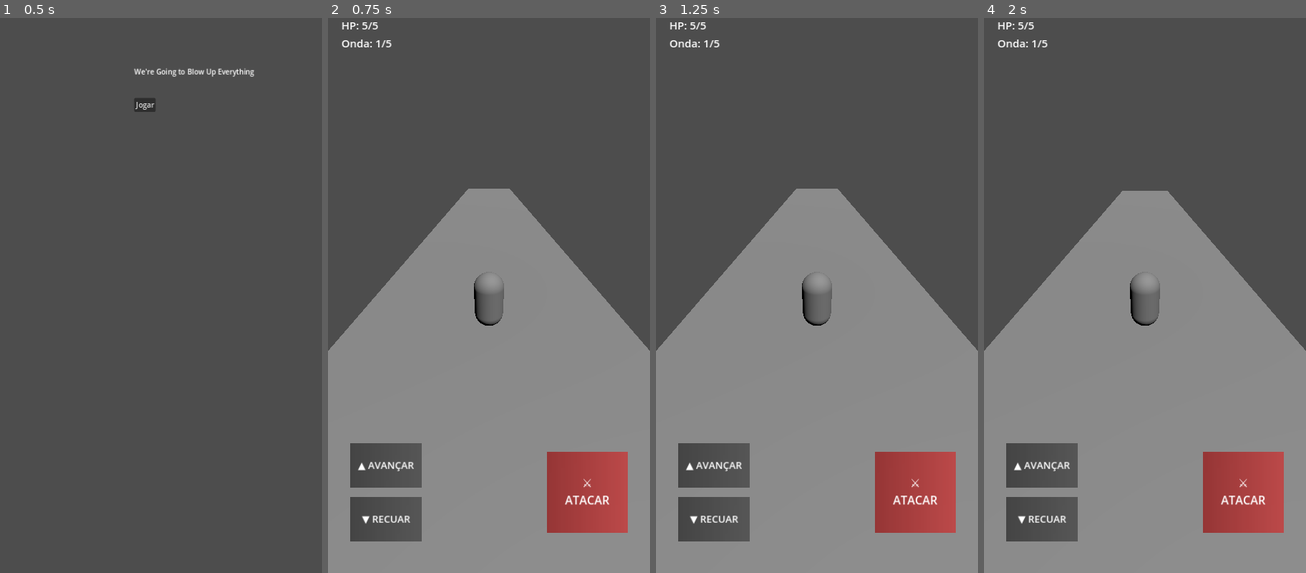
Above: before the commit, frames 1-4 (left to right).
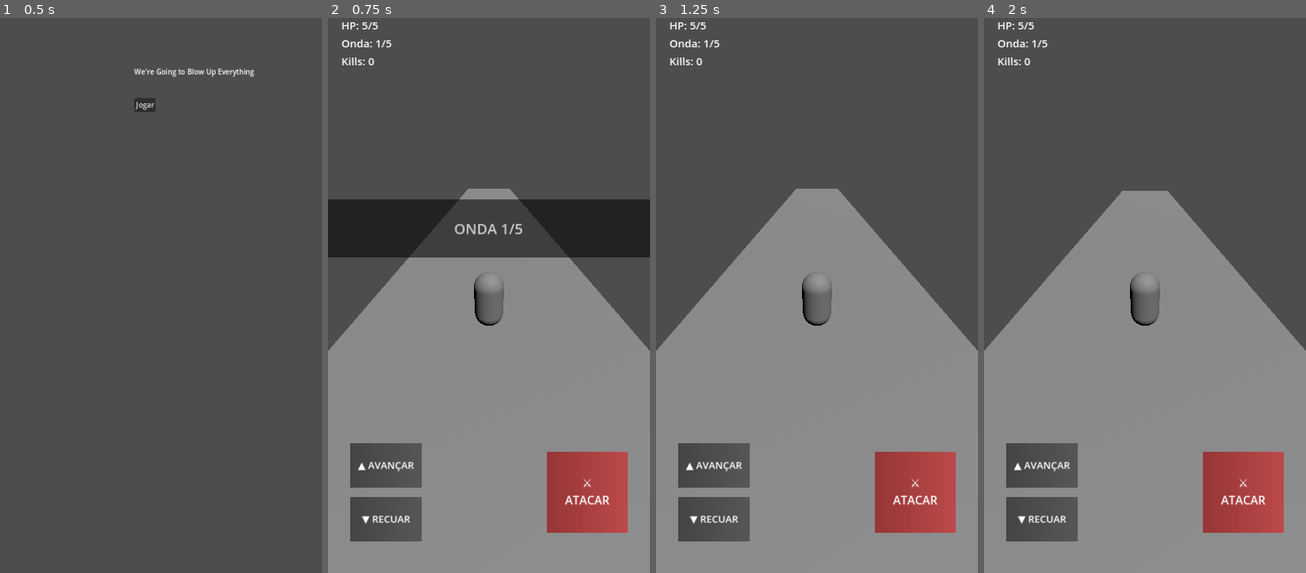
Above: after the commit, the same moments.

Repository: yuremarketing/We-re_going_to_blowup_everything
Game: Godot game, scene res://scenes/main_menu.tscn
Same seed, same stepped clock (60 frames per second), same inputs: the game is played once before the commit and once after it.
Inputs:
- Up to frame 1 (0.5 s): no input
- Up to frame 2 (0.75 s): click "Jogar" at 0.5 s
- Up to frame 3 (1.25 s): no input
- Up to frame 4 (2 s): tap Enter (ui_accept) at 1.25, 1.52 s; hold Up (ui_up) from 1.28 s (still down)

Frame 1 is identical in both runs. In frame 2, 10% of the frame differs, in the area x 0-100%, y 7-44%; in frame 3, less than 0.1%; in frame 4, less than 0.1%.

Commit message:
feat(milestone5): implementar GameState kills, reset explicito e banner animado de onda

Diff:
--- a/project.godot
+++ b/project.godot
@@ -39,3 +39,4 @@
 [autoload]
 
 AudioManager="*res://scripts/audio_manager.gd"
+GameState="*res://scripts/game_state.gd"
--- a/scenes/main.tscn
+++ b/scenes/main.tscn
@@ -7,6 +7,7 @@
 [ext_resource type="PackedScene" path="res://scenes/enemy_fast.tscn" id="5_fast"]
 [ext_resource type="PackedScene" path="res://scenes/enemy_tank.tscn" id="6_tank"]
 [ext_resource type="Script" path="res://scripts/end_screen.gd" id="7_endscreen"]
+[ext_resource type="Script" path="res://scripts/main.gd" id="8_main"]
 
 [sub_resource type="BoxMesh" id="BoxMesh_floor"]
 size = Vector3(10, 1, 100)
@@ -57,6 +58,7 @@
 size = Vector2(180, 180)
 
 [node name="Main" type="Node3D"]
+script = ExtResource("8_main")
 
 [node name="DirectionalLight3D" type="DirectionalLight3D" parent="."]
 transform = Transform3D(0.866025, -0.433013, 0.25, 0, 0.5, 0.866025, -0.5, -0.75, 0.433013, 0, 10, 0)
@@ -107,6 +109,47 @@
 offset_bottom = 115.0
 theme_override_font_sizes/font_size = 24
 text = "Onda: 0/5"
+
+[node name="KillsLabel" type="Label" parent="HUD" groups=["hud_kills"]]
+offset_left = 30.0
+offset_top = 120.0
+offset_right = 200.0
+offset_bottom = 155.0
+theme_override_font_sizes/font_size = 24
+text = "Kills: 0"
+
+[node name="WaveBanner" type="Control" parent="HUD" groups=["wave_banner"]]
+modulate = Color(1, 1, 1, 0)
+layout_mode = 3
+anchors_preset = 14
+anchor_top = 0.35
+anchor_right = 1.0
+anchor_bottom = 0.45
+grow_horizontal = 2
+grow_vertical = 2
+mouse_filter = 2
+
+[node name="Background" type="ColorRect" parent="HUD/WaveBanner"]
+layout_mode = 1
+anchors_preset = 15
+anchor_right = 1.0
+anchor_bottom = 1.0
+grow_horizontal = 2
+grow_vertical = 2
+mouse_filter = 2
+color = Color(0, 0, 0, 0.75)
+
+[node name="BannerLabel" type="Label" parent="HUD/WaveBanner"]
+layout_mode = 1
+anchors_preset = 15
+anchor_right = 1.0
+anchor_bottom = 1.0
+grow_horizontal = 2
+grow_vertical = 2
+theme_override_font_sizes/font_size = 32
+text = "ONDA 1/5"
+horizontal_alignment = 1
+vertical_alignment = 1
 
 [node name="MobileControls" type="Control" parent="HUD"]
 layout_mode = 3
@@ -192,9 +235,9 @@
 anchor_right = 0.5
 anchor_bottom = 0.5
 offset_left = -200.0
-offset_top = -140.0
-offset_right = 200.0
-offset_bottom = -80.0
+offset_top = -150.0
+offset_right = 200.0
+offset_bottom = -90.0
 grow_horizontal = 2
 grow_vertical = 2
 theme_override_font_sizes/font_size = 36
@@ -202,6 +245,23 @@
 horizontal_alignment = 1
 vertical_alignment = 1
 
+[node name="KillsSummaryLabel" type="Label" parent="EndScreen"]
+anchors_preset = 8
+anchor_left = 0.5
+anchor_top = 0.5
+anchor_right = 0.5
+anchor_bottom = 0.5
+offset_left = -200.0
+offset_top = -80.0
+offset_right = 200.0
+offset_bottom = -45.0
+grow_horizontal = 2
+grow_vertical = 2
+theme_override_font_sizes/font_size = 22
+text = "Inimigos abatidos: 0"
+horizontal_alignment = 1
+vertical_alignment = 1
+
 [node name="RestartButton" type="Button" parent="EndScreen"]
 anchors_preset = 8
 anchor_left = 0.5
@@ -209,9 +269,9 @@
 anchor_right = 0.5
 anchor_bottom = 0.5
 offset_left = -140.0
-offset_top = -40.0
+offset_top = -25.0
 offset_right = 140.0
-offset_bottom = 25.0
+offset_bottom = 35.0
 grow_horizontal = 2
 grow_vertical = 2
 theme_override_font_sizes/font_size = 24
@@ -224,7 +284,7 @@
 anchor_right = 0.5
 anchor_bottom = 0.5
 offset_left = -140.0
-offset_top = 45.0
+offset_top = 50.0
 offset_right = 140.0
 offset_bottom = 110.0
 grow_horizontal = 2
--- a/scripts/boss.gd
+++ b/scripts/boss.gd
@@ -60,7 +60,9 @@
 		get_tree().paused = true
 		var screen = get_tree().get_first_node_in_group("end_screen")
 		if screen:
-			screen.show_result("VITÓRIA!")
+			var state = _get_game_state()
+			var total_kills = state.kills if state else 0
+			screen.show_result("VITÓRIA!", total_kills)
 	else:
 		play_hit_flash()
 
@@ -91,9 +93,24 @@
 	)
 
 func _get_audio():
+	if not is_inside_tree():
+		return null
 	return get_node_or_null("/root/AudioManager")
 
+func _get_game_state():
+	if is_inside_tree():
+		var root_node = get_node_or_null("/root/GameState")
+		if root_node:
+			return root_node
+	var state_script = load("res://scripts/game_state.gd")
+	if state_script and state_script.instance:
+		return state_script.instance
+	return null
+
 func spawn_death_particles() -> void:
+	var state = _get_game_state()
+	if state:
+		state.add_kill(1)
 	if not is_inside_tree():
 		return
 	var audio = _get_audio()
--- a/scripts/end_screen.gd
+++ b/scripts/end_screen.gd
@@ -3,16 +3,24 @@
 @onready var restart_button: Button = $RestartButton
 @onready var result_label: Label = $ResultLabel
 @onready var menu_button: Button = $MenuButton
+@onready var kills_summary_label: Label = get_node_or_null("KillsSummaryLabel")
 
 func _ready() -> void:
 	visible = false
 	restart_button.pressed.connect(_on_restart_pressed)
 	menu_button.pressed.connect(_on_menu_pressed)
 
-func show_result(text: String) -> void:
-	result_label.text = text
+func show_result(text: String, kills: int = 0) -> void:
+	if not result_label:
+		result_label = get_node_or_null("ResultLabel")
+	if not kills_summary_label:
+		kills_summary_label = get_node_or_null("KillsSummaryLabel")
+	if result_label:
+		result_label.text = text
+	if kills_summary_label:
+		kills_summary_label.text = "Inimigos abatidos: %d" % kills
 	visible = true
-	var audio = get_node_or_null("/root/AudioManager")
+	var audio = get_node_or_null("/root/AudioManager") if is_inside_tree() else null
 	if audio:
 		audio.stop_music(0.3)
 		if "VITÓRIA" in text.to_upper() or "PARABÉNS" in text.to_upper() or "VITORIA" in text.to_upper():
@@ -21,9 +29,15 @@
 			audio.play_sfx("game_over")
 
 func _on_restart_pressed() -> void:
+	var state = get_node_or_null("/root/GameState")
+	if state:
+		state.reset()
 	get_tree().paused = false
 	get_tree().reload_current_scene()
 
 func _on_menu_pressed() -> void:
+	var state = get_node_or_null("/root/GameState")
+	if state:
+		state.reset()
 	get_tree().paused = false
 	get_tree().change_scene_to_file("res://scenes/main_menu.tscn")
--- a/scripts/enemy.gd
+++ b/scripts/enemy.gd
@@ -80,9 +80,24 @@
 	)
 
 func _get_audio():
+	if not is_inside_tree():
+		return null
 	return get_node_or_null("/root/AudioManager")
 
+func _get_game_state():
+	if is_inside_tree():
+		var root_node = get_node_or_null("/root/GameState")
+		if root_node:
+			return root_node
+	var state_script = load("res://scripts/game_state.gd")
+	if state_script and state_script.instance:
+		return state_script.instance
+	return null
+
 func spawn_death_particles() -> void:
+	var state = _get_game_state()
+	if state:
+		state.add_kill(1)
 	if not is_inside_tree():
 		return
 	var audio = _get_audio()
--- /dev/null
+++ b/scripts/game_state.gd
@@ -0,0 +1,39 @@
+extends Node
+
+signal kills_changed(new_kills: int)
+
+static var instance = null
+
+var kills: int = 0
+
+func _init() -> void:
+	instance = self
+
+func _ready() -> void:
+	instance = self
+	process_mode = Node.PROCESS_MODE_ALWAYS
+
+func reset() -> void:
+	kills = 0
+	kills_changed.emit(0)
+	_update_hud()
+
+func add_kill(amount: int = 1) -> void:
+	kills += amount
+	kills_changed.emit(kills)
+	_update_hud()
+
+func _update_hud() -> void:
+	var tree: SceneTree = null
+	if is_inside_tree():
+		tree = get_tree()
+	if not tree:
+		var main_loop = Engine.get_main_loop()
+		if main_loop is SceneTree:
+			tree = main_loop
+	if tree:
+		var label = tree.get_first_node_in_group("hud_kills")
+		if not label and tree.root:
+			label = tree.root.find_child("KillsLabel", true, false)
+		if label:
+			label.text = "Kills: %d" % kills
--- /dev/null
+++ b/scripts/main.gd
@@ -0,0 +1,6 @@
+extends Node3D
+
+func _ready() -> void:
+	var state = get_node_or_null("/root/GameState")
+	if state:
+		state.reset()
--- a/scripts/player.gd
+++ b/scripts/player.gd
@@ -148,4 +148,6 @@
 	get_tree().paused = true
 	var screen = get_tree().get_first_node_in_group("end_screen")
 	if screen:
-		screen.show_result("GAME OVER")
+		var state = get_node_or_null("/root/GameState")
+		var total_kills = state.kills if state else 0
+		screen.show_result("GAME OVER", total_kills)
--- a/scripts/test_mobile_setup.gd
+++ b/scripts/test_mobile_setup.gd
@@ -1,6 +1,6 @@
 extends SceneTree
 
-func _init():
+func _initialize():
 	print("--- Headless Mobile, Touch & VFX Verification Start ---")
 	var project_name = ProjectSettings.get_setting("application/config/name")
 	var render_method = ProjectSettings.get_setting("rendering/renderer/rendering_method")
@@ -29,6 +29,15 @@
 	root.add_child(audio_mgr)
 	print("AudioManager initialized OK")
 
+	var state_script = preload("res://scripts/game_state.gd")
+	var state_mgr = state_script.new()
+	state_mgr.name = "GameState"
+	root.add_child(state_mgr)
+	print("GameState initialized OK")
+
+	var autoload_state = ProjectSettings.get_setting("autoload/GameState")
+	assert(autoload_state != null, "autoload/GameState must be configured in ProjectSettings")
+
 	var main_scene = load("res://scenes/main.tscn")
 	if not main_scene:
 		printerr("ERROR: Could not load scenes/main.tscn")
@@ -36,6 +45,7 @@
 		return
 	var inst = main_scene.instantiate()
 	root.add_child(inst)
+	current_scene = inst
 
 	# Verify Camera3D and Screen Shake method
 	var player = inst.get_node_or_null("Player")
@@ -63,7 +73,26 @@
 	assert(touch_attack.action == "ui_accept", "TouchAttack action must be ui_accept")
 	print("TouchScreenButton actions verified OK")
 
-	# Verify Enemy VFX (Hit Flash & Death Particles)
+	# Verify HUD Kills Label
+	var kills_label = inst.get_node_or_null("HUD/KillsLabel")
+	assert(kills_label != null, "HUD/KillsLabel must exist")
+	assert(kills_label.is_in_group("hud_kills"), "KillsLabel must be in group hud_kills")
+	assert(kills_label.text == "Kills: 0", "Initial kills label text must be 'Kills: 0'")
+	print("HUD KillsLabel verified OK")
+
+	# Verify Wave Banner
+	var wave_banner = inst.get_node_or_null("HUD/WaveBanner")
+	assert(wave_banner != null, "HUD/WaveBanner must exist")
+	assert(wave_banner.is_in_group("wave_banner"), "WaveBanner must be in group wave_banner")
+	assert(wave_banner.get_node_or_null("BannerLabel") != null, "BannerLabel must exist in WaveBanner")
+	var wm = inst.get_node_or_null("WaveManager")
+	assert(wm != null, "WaveManager must exist")
+	assert(wm.has_method("show_wave_banner"), "WaveManager must implement show_wave_banner")
+	wm.show_wave_banner("TEST WAVE")
+	print("Wave Banner and WaveManager integration verified OK")
+
+	# Verify Enemy VFX (Hit Flash & Death Particles) and Kill Counting
+	var initial_kills = state_mgr.kills
 	var enemy_scene = load("res://scenes/enemy.tscn")
 	var enemy_inst = enemy_scene.instantiate()
 	inst.add_child(enemy_inst)
@@ -71,7 +100,9 @@
 	assert(enemy_inst.has_method("spawn_death_particles"), "Enemy must implement spawn_death_particles")
 	enemy_inst.play_hit_flash()
 	enemy_inst.take_damage(1)
-	print("Enemy Hit Flash & Death Particles verified OK")
+	assert(state_mgr.kills == initial_kills + 1, "Killing enemy must increment GameState.kills")
+	assert(kills_label.text == "Kills: 1", "HUD KillsLabel must update to 'Kills: 1'")
+	print("Enemy Hit Flash, Death Particles & Kill counting verified OK")
 
 	# Verify Boss VFX (Hit Flash & Death Particles)
 	var boss_scene = load("res://scenes/boss.tscn")
@@ -83,13 +114,24 @@
 	boss_inst.take_damage(2)
 	print("Boss Hit Flash verified OK (HP remaining: ", boss_inst.hp, ")")
 
-	# Verify EndScreen nodes
+	# Verify EndScreen nodes and summary
 	var end_screen = inst.get_node_or_null("EndScreen")
 	assert(end_screen != null, "EndScreen node must exist")
 	assert(end_screen.get_node_or_null("ResultLabel") != null, "ResultLabel must exist")
+	assert(end_screen.get_node_or_null("KillsSummaryLabel") != null, "KillsSummaryLabel must exist")
 	assert(end_screen.get_node_or_null("RestartButton") != null, "RestartButton must exist")
 	assert(end_screen.get_node_or_null("MenuButton") != null, "MenuButton must exist")
-	print("EndScreen buttons & labels verified OK")
+
+	end_screen.show_result("VITÓRIA!", state_mgr.kills)
+	var kills_summary = end_screen.get_node_or_null("KillsSummaryLabel")
+	assert(kills_summary.text == "Inimigos abatidos: %d" % state_mgr.kills, "EndScreen must show total kills")
+	print("EndScreen buttons, labels & kills summary verified OK")
+
+	# Test GameState reset
+	state_mgr.reset()
+	assert(state_mgr.kills == 0, "GameState.reset() must reset kills to 0")
+	assert(kills_label.text == "Kills: 0", "HUD KillsLabel must reset to 'Kills: 0'")
+	print("GameState reset verified OK")
 
 	var menu_scene = load("res://scenes/main_menu.tscn")
 	var menu_inst = menu_scene.instantiate()
--- a/scripts/wave_manager.gd
+++ b/scripts/wave_manager.gd
@@ -15,6 +15,7 @@
 var _timer: Timer
 var _waiting_for_next_wave: bool = false
 var _boss_spawned: bool = false
+var _banner_tween: Tween = null
 
 func _ready() -> void:
 	_timer = Timer.new()
@@ -77,11 +78,14 @@
 			if not _boss_spawned:
 				var boss = boss_scene.instantiate()
 				boss.position = Vector3(0, 1.0, spawn_z_offset)
-				get_tree().current_scene.add_child(boss)
+				var scene_root = get_tree().current_scene if get_tree().current_scene else get_parent()
+				if scene_root:
+					scene_root.add_child(boss)
 				_boss_spawned = true
 				var audio = get_node_or_null("/root/AudioManager")
 				if audio:
 					audio.play_sfx("boss_spawn")
+				show_wave_banner("⚠️ ALERTA: O CHEFÃO CHEGOU!", true)
 				print("Todas as ondas concluídas! Chefão spawnado!")
 			_timer.stop()
 			return
@@ -98,10 +102,49 @@
 		var enemy = enemy_scene.instantiate()
 		var x = randf_range(-lane_width / 2.0, lane_width / 2.0)
 		enemy.position = Vector3(x, 1.0, spawn_z_offset)
-		get_tree().current_scene.add_child(enemy)
+		var scene_root = get_tree().current_scene if get_tree().current_scene else get_parent()
+		if scene_root:
+			scene_root.add_child(enemy)
 	_spawned_this_wave += 1
 
 func _update_wave_label() -> void:
 	var label = get_tree().get_first_node_in_group("hud_wave")
+	var current_display = min(_current_wave + 1, total_waves)
 	if label:
-		label.text = "Onda: %d/%d" % [min(_current_wave + 1, total_waves), total_waves]
+		label.text = "Onda: %d/%d" % [current_display, total_waves]
+	if _current_wave < total_waves:
+		show_wave_banner("ONDA %d/%d" % [current_display, total_waves])
+
+func show_wave_banner(text: String, is_boss: bool = false) -> void:
+	if not is_inside_tree():
+		return
+	var banner = get_tree().get_first_node_in_group("wave_banner")
+	if not banner:
+		return
+	var label = banner.get_node_or_null("BannerLabel")
+	if not label:
+		label = banner.get_node_or_null("Label")
+	if label:
+		label.text = text
+		if is_boss:
+			label.modulate = Color(1.0, 0.25, 0.25)
+		else:
+			label.modulate = Color.WHITE
+
+	if _banner_tween and _banner_tween.is_valid():
+		_banner_tween.kill()
+
+	banner.modulate.a = 0.0
+	banner.scale = Vector2(0.85, 0.85)
+	banner.pivot_offset = banner.size / 2.0
+
+	_banner_tween = create_tween()
+	_banner_tween.set_parallel(true)
+	_banner_tween.tween_property(banner, "modulate:a", 1.0, 0.25)
+	_banner_tween.tween_property(banner, "scale", Vector2(1.0, 1.0), 0.25).set_trans(Tween.TRANS_BACK).set_ease(Tween.EASE_OUT)
+
+	_banner_tween.chain().tween_interval(1.2)
+
+	_banner_tween.chain().set_parallel(true)
+	_banner_tween.tween_property(banner, "modulate:a", 0.0, 0.35)
+	_banner_tween.tween_property(banner, "scale", Vector2(1.05, 1.05), 0.35)
Not shown: 1 places in scenes/main.tscn that only renumber resources
Not shown, changed: ROADMAP.md
Not shown, changed: war_room/CHAT.md
Not shown, changed: war_room/HANDOVER.md
